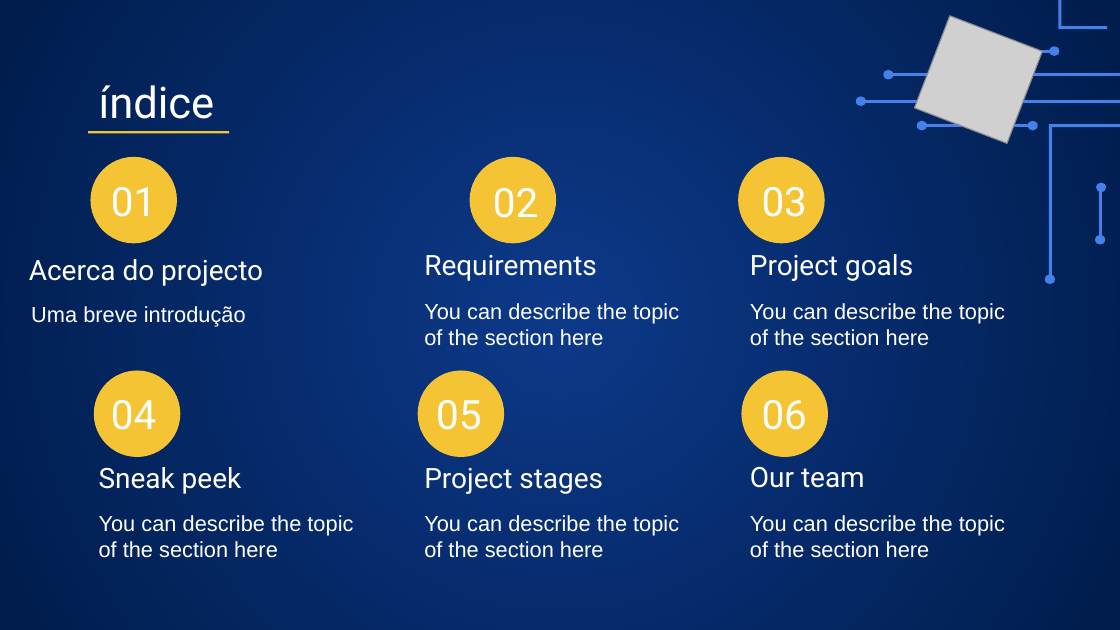
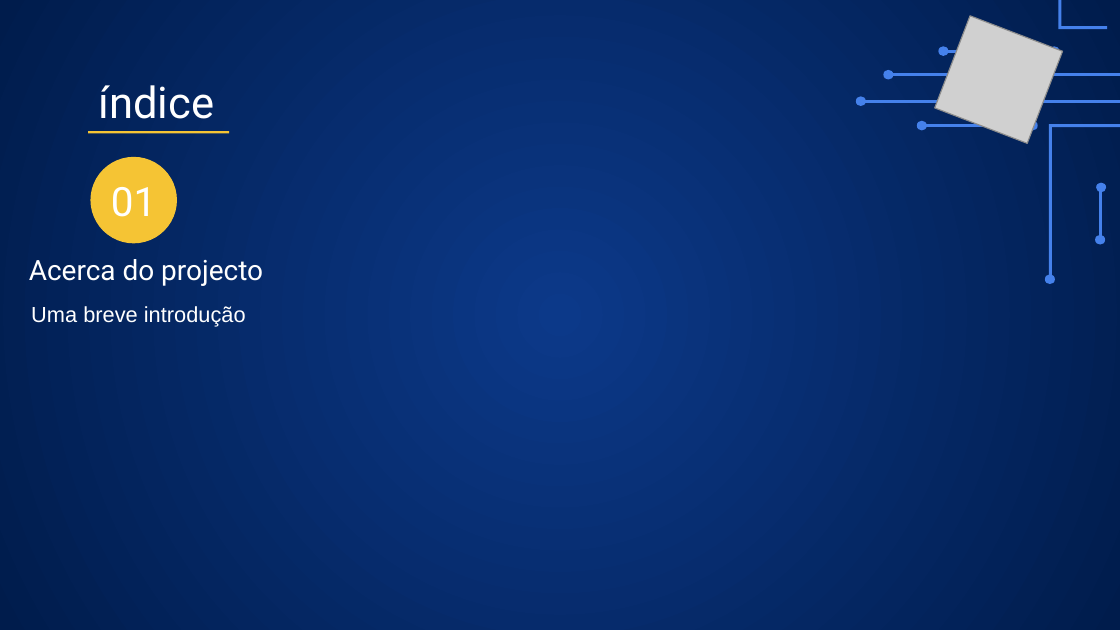
Before and after one commit to gelson2021/Projecto_tis, a slide deck: slide 2 of AgendaTis Apresentação.odp. Drawn at 1120x630 pixels with LibreOffice and Linux fonts; fonts in the diff are those of the drawing; grey boxes stand for pictures; background and template pictures are left out. Boxes give left, top, right and bottom in pixels: in the first picture for what was removed or moved away, otherwise in the second. Text is boxed around its words. In the diff, an @@ line names an element or a change of style, - is before the commit and + after.

```diff
--- a/AgendaTis Apresentação.odp
+++ b/AgendaTis Apresentação.odp
@@ picture: place and size @@
-picture at (914, 16, 1043, 143)
+picture at (934, 16, 1063, 143)
@@ ellipse removed at (470, 158, 556, 243) @@
@@ ellipse removed at (739, 158, 824, 243) @@
@@ title removed at (493, 188, 538, 218) @@
-02
@@ title removed at (762, 187, 807, 217) @@
-03
@@ subtitle removed at (424, 255, 597, 281) @@
-Requirements
@@ subtitle removed at (750, 254, 913, 281) @@
-Project goals
@@ subtitle removed at (424, 303, 679, 346) @@
-You can describe the topic of the section here
@@ subtitle removed at (750, 303, 1005, 346) @@
-You can describe the topic of the section here
@@ ellipse removed at (94, 371, 179, 456) @@
@@ ellipse removed at (418, 371, 503, 456) @@
@@ ellipse removed at (743, 371, 828, 456) @@
@@ title removed at (111, 400, 156, 430) @@
-04
@@ title removed at (436, 400, 481, 430) @@
-05
@@ title removed at (762, 400, 807, 430) @@
-06
@@ subtitle removed at (99, 467, 242, 494) @@
-Sneak peek
@@ subtitle removed at (424, 468, 603, 494) @@
-Project stages
@@ subtitle removed at (750, 467, 865, 488) @@
-Our team
@@ subtitle removed at (99, 515, 353, 558) @@
-You can describe the topic of the section here
@@ subtitle removed at (424, 515, 679, 558) @@
-You can describe the topic of the section here
@@ subtitle removed at (750, 515, 1005, 558) @@
-You can describe the topic of the section here
```
Also in this commit, not shown: 5 other slides changed, 1 other file.
